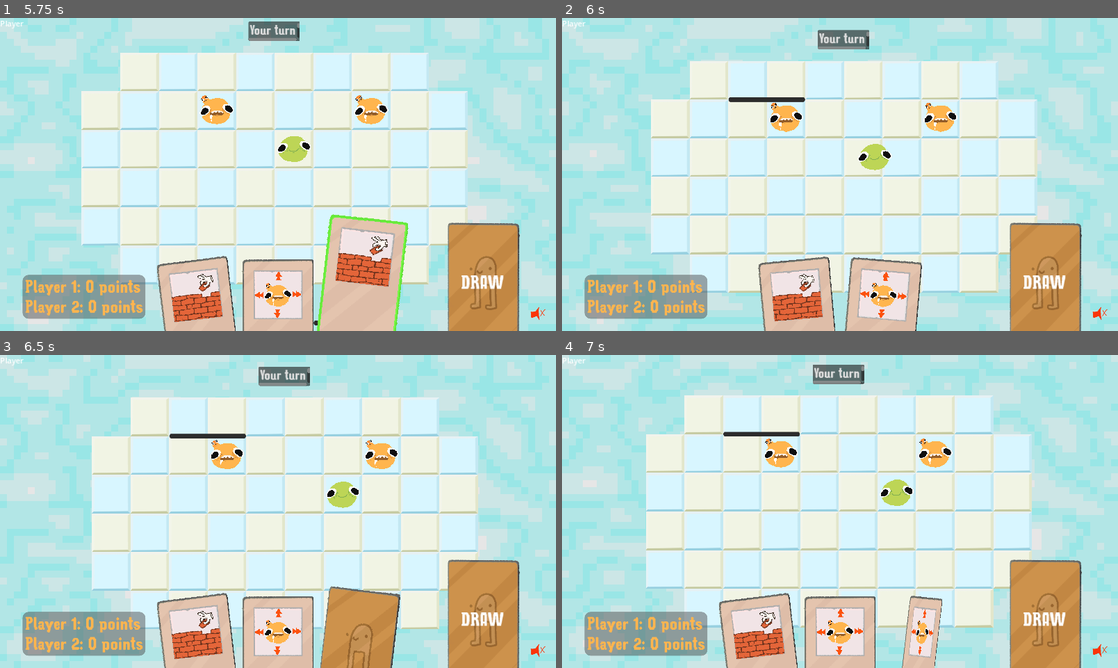
Above: before the commit, frames 1-4 (two rows, left to right).
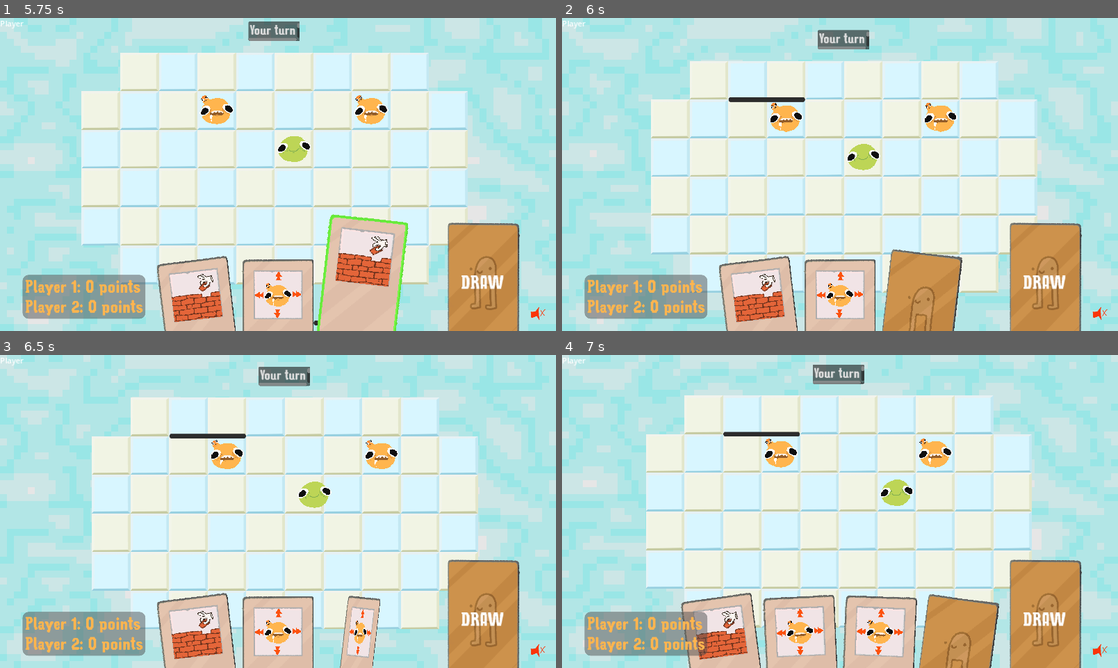
Above: after the commit, the same moments.

Repository: patator62180/GDWL_67
Game: Godot game, scene res://scenes/main/main.tscn
The game is run twice, just before and just after one commit, with the same random seed, the same clock (stepped at 60 frames per second) and the same inputs.
Inputs (mouse positions are in pixels of both pictures, inside the frame that each line leads up to):
- Up to frame 1 (5.75 s): click "[FAKE] Start as player (local)" at 0.5 s; click (278, 190) at 1.27 s; type "12" at 1.35 s; click "PLAY LOCAL" at 2 s; click "Start Game" at 2.75 s; tap Enter (ui_accept) at 3.5 s; drag from (200, 318) to (211, 121) at 3.52 s; drag from (278, 318) to (222, 118) at 4.27 s; move the mouse to (355, 318) at 5.02 s; hold Right (right) from 5.03 s (still down); right-click (355, 318) at 5.1 s; click (355, 318) at 5.17 s
- Up to frame 2 (6 s): release Right (right) at 5.75 s; drag from (778, 111) to (673, 127) at 5.77 s
- Up to frame 3 (6.5 s): no input
- Up to frame 4 (7 s): drag from (917, 655) to (867, 511) at 6.52 s

Frame 1 is identical in both runs. In frame 2, 8.9% of the frame differs, in the area x 28-72%, y 40-100%; in frame 3, 3.9%; in frame 4, 10%, in the area x 21-79%, y 76-100%.

Commit message:
refacto of game

Diff:
--- a/scenes/game/game.gd
+++ b/scenes/game/game.gd
@@ -25,23 +25,17 @@
 var is_choice_step: bool
 var player_index_playing: int = -1
 
-var saved_host_pos
-var saved_player_pos
-var saved_host
-
 var respawn_timer = 0.3
 var respawn_timer_max = respawn_timer
 
 var shockwave = Shockwave
 
+var turn_state = TurnState.NONE
+
 func _ready():
     if Mediator.instance.is_server():
         Mediator.instance.listen_peer_player_connection(on_peer_player_joined)
 
-        for player_character in player_managers.array:
-            player_character.played.connect(on_player_played)
-
-    grid.wall_click.connect(on_wall_click)
     host_spawner.spawn_function = spawn_host_client
 
     if Mediator.instance.is_player():
@@ -49,8 +43,6 @@
         camera.add_child(shockwave)
         hud.set_player_controller(player_controller)
 
-
-
 func _process(delta):
     if respawn_timer < respawn_timer_max:
         respawn_timer = respawn_timer + delta
@@ -58,66 +50,39 @@
         if respawn_timer >= respawn_timer_max:
             respawn_host()
 
-    get_node("Camera2D").position = get_local_mouse_position()/camera_drag
-
-
-func on_player_played():
-    #check if a player is next to a host
-    for player in player_managers.array[player_index_playing].player_characters:
-        var host = check_octo_around_player(player)
-
-        if host != null:
-            saved_host_pos = grid.get_grid_pos(host.position)
-            saved_player_pos = grid.get_grid_pos(player.position)
-            saved_host = host
-
-            player.parasited.connect(on_parasiting_done)
-
-            player.shoot_your_shot(host.position)
-            Mediator.instance.call_on_players(player.shoot_your_shot, host.position)
-
-            #on attend 1 seconde avant de tout kill
-            await get_tree().create_timer(1).timeout
-
-        else:
-            on_turn_done()
-
-func on_parasiting_done():
-    Mediator.instance.call_on_players(play_shockwave_anim, saved_host_pos)
-
-    await get_tree().create_timer(1).timeout
-
-    player_managers.array[player_index_playing].spawn_player(grid, saved_host_pos)
-    player_managers.array[player_index_playing].kill_player(grid, saved_player_pos)
-
-    hosts.erase(saved_host)
-    saved_host.queue_free()
-
-    if player_index_playing == 0:
-        emit_signal("p1_scored")
-    else:
-        emit_signal("p2_scored")
-
-    respawn_timer = 0
+    camera.position = get_local_mouse_position()/camera_drag
+
+@rpc('any_peer')
+func draw_for_turn():
+    if Mediator.instance.is_server():
+        end_turn()
+
+@rpc('any_peer')
+func end_player_turn():
+    if Mediator.instance.is_server():
+        end_turn()
+
+@rpc('any_peer')
+func end_player_turn_move(selected_player_index: int, grid_pos: Vector2):
+    if Mediator.instance.is_server():
+        var selected_player = player_managers.array[player_index_playing].player_characters[selected_player_index]
+        selected_player.move_to(grid_pos)
+
+        end_turn(true)
+
+@rpc('any_peer')
+func end_player_turn_place_wall(grid_pos: Vector2, tile_index: int):
+    if Mediator.instance.is_server():
+        grid.add_wall(grid_pos, tile_index)
+        Mediator.instance.call_on_players(propagate_add_wall, grid_pos, tile_index)
+        #on_player_played()
+        end_turn()
 
 func respawn_host():
     spawn_host(Vector2(randi_range(-3,3), randi_range(-2,2)))
-    await get_tree().create_timer(0.5).timeout
-    on_turn_done()
-
-func on_turn_done():
-    player_index_playing = player_index_playing + 1 if player_index_playing < len(players) - 1 else 0
-
-    for host in hosts:
-        host.move_host(grid, player_managers)
-
-    if hosts.is_empty():
-        on_host_played()
-
-    check_if_player_won()
 
 func on_host_played():
-    set_turn(player_index_playing)
+    pass
 
 func check_if_player_won():
     for host in hosts:
@@ -138,17 +103,66 @@
 
         return host
 
-func set_turn(player_index: int):
-    Mediator.instance.call_on_players(player_controller.propagate_turn, player_index)
-
-    for index in range(MAX_PLAYERS_COUNT):
-        hud.player_cards[index].set_playing(player_index == index)
-
-    player_index_playing = player_index
+func end_turn(try_parasiting: bool = false):
+    if turn_state == TurnState.PLAYER_TURN:
+        turn_state = TurnState.AI_TURN
+
+    elif turn_state == TurnState.AI_TURN:
+        turn_state = TurnState.PLAYER_TURN
+
+        player_index_playing = player_index_playing + 1
+        if player_index_playing >= len(players):
+            player_index_playing = 0
+
+    start_turn(try_parasiting)
+
+func start_turn(try_parasiting: bool = false):
+    Mediator.instance.call_on_players(player_controller.propagate_turn, player_index_playing, turn_state)
+
+    match turn_state:
+        TurnState.PLAYER_TURN:
+            pass
+        TurnState.AI_TURN:
+            await get_tree().create_timer(0.5).timeout
+
+            if try_parasiting:
+                await try_parasiting()
+
+            for host in hosts:
+                host.move_host(grid, player_managers)
+
+            await get_tree().create_timer(0.5).timeout
+
+            end_turn()
+            pass
+
+func try_parasiting():
+    var players = player_managers.array[player_index_playing].player_characters
+    for i in range(0, players.size()):
+        var player = players[i]
+        var host = check_octo_around_player(player)
+
+        if host != null:
+            var host_pos = grid.get_grid_pos(host.position)
+            var player_pos = grid.get_grid_pos(player.position)
+            Mediator.instance.call_on_players(player.shoot_your_shot, host.position)
+
+            await get_tree().create_timer(1).timeout
+
+            player_managers.array[player_index_playing].spawn_player(grid, host_pos)
+            player_managers.array[player_index_playing].kill_player(grid, player_pos)
+
+            hosts.erase(host)
+            host.queue_free()
+
+            respawn_host()
+
+            await get_tree().create_timer(0.5).timeout
 
 @rpc('any_peer')
 func start_game():
     if Mediator.instance.is_server():
+        turn_state = TurnState.PLAYER_TURN
         Mediator.instance.call_on_players(player_controller.propagate_start_game)
         is_game_started = true
 
@@ -160,7 +174,11 @@
                 player_managers.array[player_index].spawn_initial_player(grid)
 
         spawn_host(Vector2(0, -1))
-        set_turn(0)
+
+        turn_state = TurnState.PLAYER_TURN
+        player_index_playing = 0
+
+        start_turn()
         Immersive.client.starts_playing()
 
 
@@ -184,18 +202,6 @@
     if Mediator.instance.is_server():
         player_managers.array[player_index].process_action(action)
 
-
-func on_wall_click(grid_pos: Vector2, tile_index: int):
-    if Mediator.instance.is_player():
-        Mediator.instance.call_on_server(add_wall, grid_pos, tile_index)
-        hud.hand.consume_selected_card()
-
-@rpc('any_peer')
-func add_wall(grid_pos: Vector2, tile_index: int):
-    if Mediator.instance.is_server():
-        grid.add_wall(grid_pos, tile_index)
-        Mediator.instance.call_on_players(propagate_add_wall, grid_pos, tile_index)
-        on_player_played()
 
 @rpc('authority')
 func propagate_add_wall(grid_pos: Vector2, tile_index: int):
--- a/scenes/game/player_controller.gd
+++ b/scenes/game/player_controller.gd
@@ -20,6 +20,7 @@
 var is_game_over: bool = false
 var selected_player: Player
 
+var game_turn_state = TurnState.NONE
 
 @rpc('authority')
 func give_start_game_permission():
@@ -33,8 +34,10 @@
     hud.hand.draw_multiple(2)
 
 @rpc('authority')
-func propagate_turn(player_index: int):
+func propagate_turn(player_index: int, game_turn_state):
     player_index_playing = player_index
+    self.game_turn_state = game_turn_state
+
     if can_play():
         hud.hand.draw()
 
@@ -57,12 +60,9 @@
     self.player_index = player_index
     hud.player_cards[player_index].assign()
 
-@rpc('any_peer')
-func draw_for_turn():
-    game.on_turn_done()
 
 func is_player_active_turn():
-    return player_index_playing == player_index
+    return player_index_playing == player_index and game_turn_state == TurnState.PLAYER_TURN
 
 func can_play():
     return Mediator.instance.is_couch or is_player_active_turn()
@@ -81,8 +81,10 @@
     if Mediator.instance.is_player() and can_play():
         if(grid.selected_card_type != "Movement"):
             return
+
         var player_manager = player_managers.array[player_index_playing]
         var found_player = player_manager.get_character_at_position(grid_pos, grid)
+        var found_player_index = player_manager.get_character_index_at_position(grid_pos, grid)
 
         if found_player != null:
             selected_player = found_player
@@ -90,7 +92,7 @@
             return
         elif selected_player != null:
             if selected_player.can_move_to(grid_pos, grid, player_managers):
-                Mediator.instance.call_on_server(selected_player.move_to, grid.get_screen_pos(grid_pos))
+                Mediator.instance.call_on_server(game.end_player_turn_move, found_player_index, grid.get_screen_pos(grid_pos))
                 hud.hand.consume_selected_card()
 
             selected_player = null
@@ -100,6 +102,11 @@
             selected_player = null
             grid.clear_possible_selections()
 
+func on_wall_click(grid_pos: Vector2, tile_index: int):
+    if Mediator.instance.is_player() and can_play():
+        Mediator.instance.call_on_server(game.end_player_turn_place_wall, grid_pos, tile_index)
+        hud.hand.consume_selected_card()
+
 func on_card_selected(cardType : String):
     var rng = RandomNumberGenerator.new()
     card_selection_sound.pitch_scale = rng.randf_range(0.70,1.30)
@@ -107,12 +114,13 @@
     grid.selected_card_type = cardType
 
 func on_card_draw():
-    Mediator.instance.call_on_server(draw_for_turn)
+    Mediator.instance.call_on_server(game.draw_for_turn)
 
 func _ready():
     grid.cell_click.connect(on_cell_click)
     hud.hand.card_selected.connect(on_card_selected)
     hud.hand.draw_card_for_turn.connect(on_card_draw)
+    grid.wall_click.connect(on_wall_click)
 
 func _process(delta):
     turn_indicator()
--- /dev/null
+++ b/scenes/game/turn_state.gd
@@ -0,0 +1,7 @@
+class_name TurnState
+enum
+{
+    NONE,
+    PLAYER_TURN,
+    AI_TURN
+}
--- a/scenes/player/parasite.gd
+++ b/scenes/player/parasite.gd
@@ -2,7 +2,7 @@
 
 class_name Parasite
 
-signal parasited
+#signal parasited
 
 var target_pos: Vector2
 var apogee_pos: Vector2
@@ -26,7 +26,7 @@
         self.position = _quadratic_bezier(start_pos, apogee_pos, target_pos, timer / timer_max)
 
         if timer >= timer_max:
-            parasited.emit()
+            #parasited.emit()
             queue_free()
 
 func fly_to(position: Vector2):
--- a/scenes/player/player.gd
+++ b/scenes/player/player.gd
@@ -3,7 +3,7 @@
 class_name Player
 
 signal played
-signal parasited
+#signal parasited
 
 var tile_size = 100
 
@@ -83,7 +83,7 @@
 func shoot_your_shot(position: Vector2):
     $Audio/ThrowParasite.play()
     var parasite = parasite_scene.instantiate() as Parasite
-    parasite.parasited.connect(on_parasited)
+    #parasite.parasited.connect(on_parasited)
     get_parent().add_child(parasite)
 
     var offset = Vector2.ONE * tile_size / 2
@@ -92,5 +92,5 @@
     position = position + offset
     parasite.fly_to(position)
 
-func on_parasited():
-    parasited.emit()
+#func on_parasited():
+    #parasited.emit()
--- a/scenes/player_manager/player_manager.gd
+++ b/scenes/player_manager/player_manager.gd
@@ -49,3 +49,9 @@
     for player in player_characters:
         if grid_position == grid.get_grid_pos(player.position):
             return player
+
+func get_character_index_at_position(grid_position: Vector2, grid: Grid):
+    for i in range(0, player_characters.size()):
+        if grid_position == grid.get_grid_pos(player_characters[i].position):
+            return i
+    return 0
